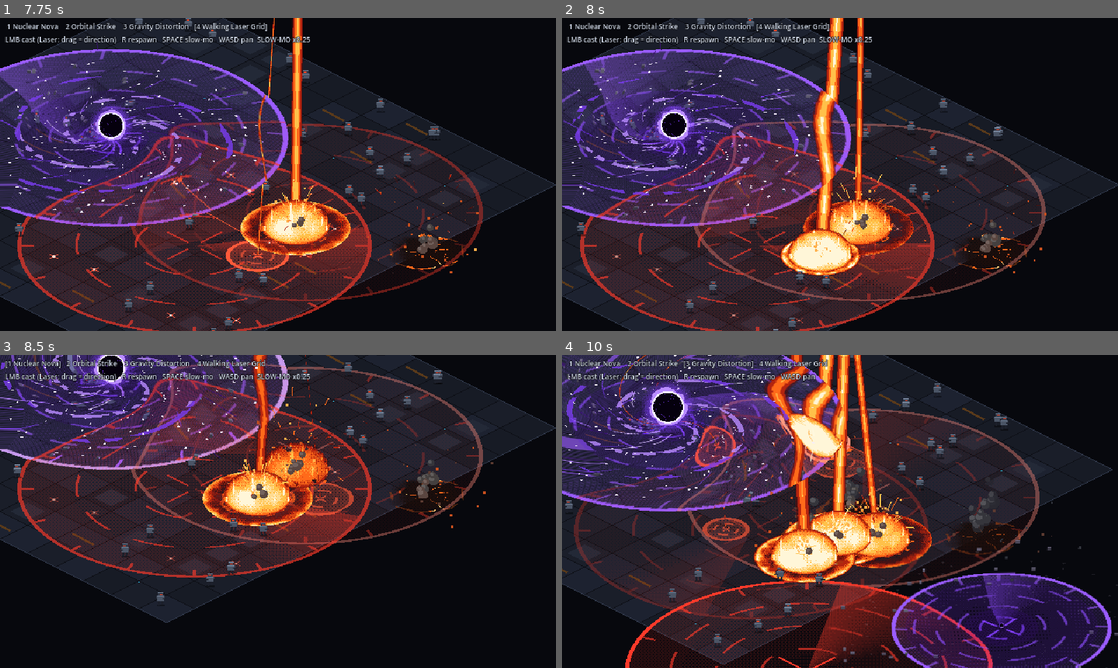
Above: before the commit, frames 1-4 (two rows, left to right).
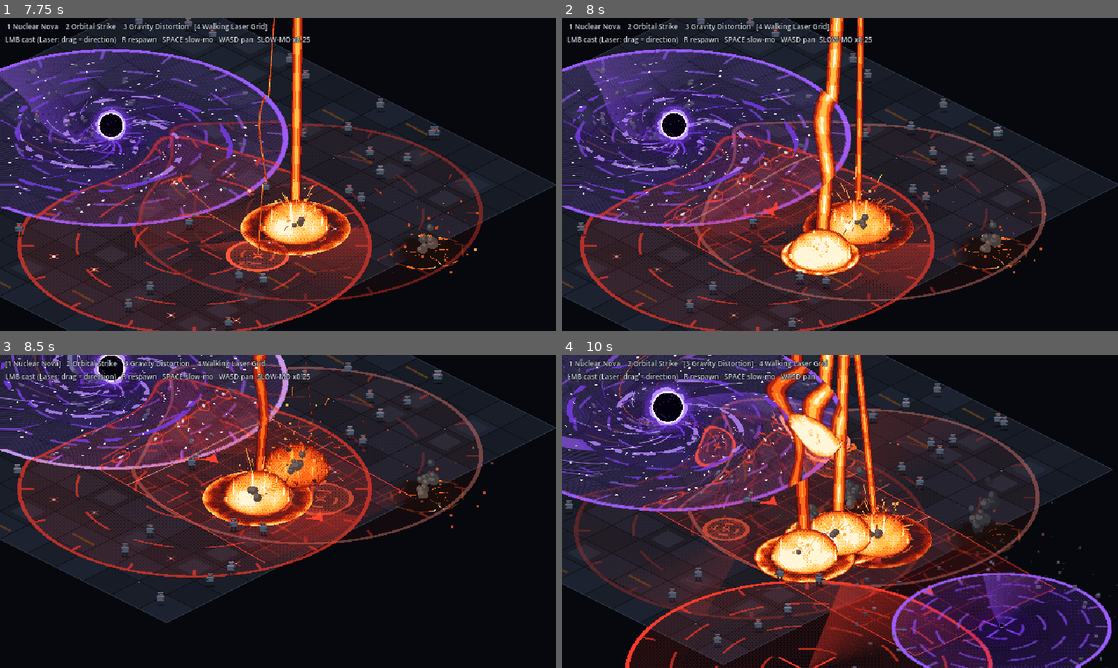
Above: after the commit, the same moments.

Repository: audoraemon/vfxProve
Game: Godot game, scene res://scenes/sandbox.tscn
The game is run twice, just before and just after one commit, with the same random seed, the same clock (stepped at 60 frames per second) and the same inputs.
Inputs (mouse positions are in pixels of both pictures, inside the frame that each line leads up to):
- Up to frame 1 (7.75 s): tap Enter at 0.5 s; move the mouse to (400, 158) at 0.52 s; hold D 0.53-1.25 s; tap 1 at 0.6 s; click (400, 158) at 0.67 s; tap Space at 0.77, 3.77, 6.77 s; drag from (166, 190) to (250, 237) at 1.27 s; move the mouse to (333, 105) at 2.02 s; hold D 2.03-2.75 s; tap 3 at 2.1 s; drag from (250, 237) to (111, 127) at 2.77 s; move the mouse to (444, 221) at 3.52 s; hold A 3.53-4.25 s; tap R at 3.6 s; drag from (111, 127) to (194, 96) at 4.27 s; move the mouse to (305, 174) at 5.02 s; hold S 5.03-5.75 s; tap 2 at 5.1 s; click (305, 174) at 5.17 s; drag from (194, 96) to (166, 190) at 5.77 s; move the mouse to (400, 158) at 6.52 s; hold W 6.53-7.25 s; tap 4 at 6.6 s; drag from (166, 190) to (250, 237) at 7.27 s
- Up to frame 2 (8 s): no input
- Up to frame 3 (8.5 s): move the mouse to (333, 442) at 8.02 s; hold S from 8.03 s (still down); tap 1 at 8.1 s
- Up to frame 4 (10 s): release S at 8.75 s; drag from (812, 574) to (673, 464) at 8.77 s; move the mouse to (1006, 558) at 9.52 s; hold W from 9.53 s (still down); tap 3 at 9.6 s; click (1006, 558) at 9.67 s; tap Space at 9.77 s

Frame 1 is identical in both runs. In frame 2, 1.0% of the frame differs, in the area x 18-55%, y 41-78%; in frame 3, 1.8%; in frame 4, 3.5%, in the area x 6-100%, y 0-100%.

Commit message:
feat: walking laser grid effect
Lane telegraph, emitter drones, hairline-built beam wall (thick draw_line
quads collapse under 2D vertex snapping), lane kills and molten corridor.

Co-Authored-By: Claude Opus 5 <noreply@anthropic.com>

Diff:
--- a/src/fx/pixel_particles.gd
+++ b/src/fx/pixel_particles.gd
@@ -44,7 +44,7 @@
 ## Spec keys (all optional):
 ##   radius: float px spawn disc; speed: Vector2(min,max) px/s; angle: Vector2(min,max) rad;
 ##   dir: Dir; alt: Vector2; alt_speed: Vector2; life: Vector2; size: Vector2;
-##   size_end_mul: float; offset: Vector2 px added to spawn point.
+##   size_end_mul: float; offset: Vector2 px added to spawn point; velocity: Vector2 px/s override.
 func burst(count: int, s: Dictionary) -> void:
 	for i in count:
 		_spawn(s)
@@ -70,6 +70,8 @@
 		_:
 			dir = Vector2.RIGHT.rotated(_rand(s, "angle", Vector2(0, TAU)))
 	p.vel = Vector2(dir.x, dir.y * iso_squash) * speed
+	if s.has("velocity"):
+		p.vel = s.velocity
 	p.alt = _rand(s, "alt", Vector2.ZERO)
 	p.valt = _rand(s, "alt_speed", Vector2.ZERO)
 	p.life = maxf(_rand(s, "life", Vector2(0.5, 1.0)), 0.01)
--- /dev/null
+++ b/src/fx/walking_laser_grid.gd
@@ -0,0 +1,338 @@
+extends FxTimeline
+## Walking Laser Grid: lane telegraph -> emitter drones arrive -> beams link -> wall sweeps -> scorched corridor.
+
+const WIDTH := 5.0
+const LENGTH := 10.0
+const EMITTERS := 5
+const KILL_HALF_WIDTH := 2.6
+const KILL_BAND := 0.35
+const T_ARRIVE := 1.0
+const T_LINK := 1.6
+const T_WALK := 2.0
+const T_STOP := 5.5
+const T_DEPART := 5.7
+const HOVER_ALT := 66.0
+const LINK_HEIGHTS := [12.0, 30.0, 48.0]
+
+const COL_OUTER := Color(0.75, 0.04, 0.08, 0.55)
+const COL_MID := Color("ff3a2a")
+const COL_CORE := Color("ffd2c4")
+
+
+## Lane projected on the ground. Local space: x along lane (0..LENGTH), y across (-WIDTH/2..WIDTH/2).
+class LaneMarker:
+	extends Node2D
+
+	var reveal := 0.0
+	var alpha := 1.0
+	var _time := 0.0
+
+	func _process(delta: float) -> void:
+		_time += delta
+		queue_redraw()
+
+	func _draw() -> void:
+		var hw := WIDTH * 0.5
+		var span := LENGTH * reveal
+		if span <= 0.01:
+			return
+		var pulse := 0.8 + 0.2 * sin(_time * 10.0)
+		var edge := Color(1.0, 0.25, 0.18, alpha * pulse)
+		var grid := Color(1.0, 0.2, 0.15, alpha * 0.35)
+		draw_rect(Rect2(0, -hw, span, WIDTH), Color(1.0, 0.15, 0.1, alpha * 0.09))
+		var x := 1.0
+		while x < span:
+			draw_line(Vector2(x, -hw), Vector2(x, hw), grid, -1.0)
+			x += 1.0
+		for y in range(-2, 3):
+			draw_line(Vector2(0, y), Vector2(span, y), grid, -1.0)
+		draw_line(Vector2(0, -hw), Vector2(span, -hw), edge, -1.0)
+		draw_line(Vector2(0, hw), Vector2(span, hw), edge, -1.0)
+		draw_line(Vector2(0, -hw), Vector2(0, hw), edge, -1.0)
+		if reveal >= 1.0:
+			draw_line(Vector2(LENGTH, -hw), Vector2(LENGTH, hw), edge, -1.0)
+		# Direction chevrons down the center.
+		var c := 1.5
+		while c < span - 0.5:
+			var off := fmod(_time * 2.0, 1.0)
+			var cx := c + off
+			draw_colored_polygon(PackedVector2Array([
+				Vector2(cx - 0.35, -0.3), Vector2(cx + 0.1, 0), Vector2(cx - 0.35, 0.3), Vector2(cx - 0.2, 0)]), edge)
+			c += 2.0
+		# Emitter anchor nodes along the start edge.
+		for i in EMITTERS:
+			var p := Vector2(0, i - 2)
+			draw_arc(p, 0.22, 0.0, TAU, 12, edge, -1.0)
+			draw_rect(Rect2(p - Vector2(0.05, 0.05), Vector2(0.1, 0.1)), Color(1, 0.85, 0.8, alpha))
+		# Scan bar sweeping ahead.
+		var sx := fmod(_time * 7.0, span)
+		draw_line(Vector2(sx, -hw), Vector2(sx, hw), Color(1.0, 0.6, 0.5, alpha * 0.8), -1.0)
+
+
+## Burned corridor behind the wall, drawn as coarse cells in lane space.
+class ScorchTrail:
+	extends Node2D
+
+	const CELL := 0.2
+	const CHAR := [Color(0.05, 0.035, 0.03, 0.85), Color(0.08, 0.05, 0.04, 0.8), Color(0.03, 0.02, 0.02, 0.9)]
+	const MOLTEN := [Color("fff0c0"), Color("ffb040"), Color("ff5a1a"), Color("a0200e")]
+
+	var front := 0.0
+	var fade := 1.0
+	var seed := 0
+	var _time := 0.0
+	var _noise := FastNoiseLite.new()
+
+	func _ready() -> void:
+		_noise.seed = seed
+		_noise.frequency = 0.9
+
+	func _process(delta: float) -> void:
+		_time += delta
+		queue_redraw()
+
+	func _hash(ix: int, iy: int) -> int:
+		return absi((ix * 73856093) ^ (iy * 19349663) ^ seed) % 1009
+
+	func _draw() -> void:
+		if front <= 0.0 or fade <= 0.0:
+			return
+		var hw := WIDTH * 0.5
+		var nx := int(front / CELL)
+		var ny := int(WIDTH / CELL)
+		for ix in nx:
+			var x := ix * CELL
+			var behind := front - x
+			for iy in ny:
+				var h := _hash(ix, iy)
+				var y := -hw + iy * CELL
+				# Clustered glow: noise field, strongest just behind the wall and along ragged edges.
+				var n := _noise.get_noise_2d(x, y) * 0.5 + 0.5
+				var edge_d := minf(float(iy), float(ny - 1 - iy))
+				var ragged := edge_d < 1.0 + float(h % 3) * 0.5
+				if edge_d < 0.5 and h % 4 == 0:
+					continue
+				var col: Color = CHAR[h % 3]
+				col.a *= fade
+				draw_rect(Rect2(x, y, CELL, CELL), col)
+				var heat := clampf(1.0 - behind / 1.8, 0.0, 1.0) * (0.55 + 0.6 * n)
+				if ragged:
+					heat = maxf(heat, clampf(1.0 - behind / 7.5, 0.0, 1.0) * (0.3 + 0.7 * n))
+				elif n > 0.72:
+					heat = maxf(heat, clampf(1.0 - behind / 5.0, 0.0, 1.0) * n * 0.8)
+				var threshold := 0.35 + float(h % 20) / 100.0
+				if heat > threshold:
+					var idx := clampi(int((1.0 - heat) * 4.0), 0, 3)
+					var m: Color = MOLTEN[idx]
+					m.a = fade
+					draw_rect(Rect2(x, y, CELL, CELL), m)
+
+
+## Hovering emitter drone. Positioned on the ground point (y-sorted); draws at altitude.
+class Drone:
+	extends Node2D
+
+	const COL_BODY := Color("3b4150")
+	const COL_TOP := Color("7a8496")
+	const COL_DARK := Color("222630")
+	const COL_EYE := Color("ff4a3a")
+	const COL_THRUST := Color("5ab8ff")
+
+	var alt := 190.0
+	var beam := 0.0
+	var link := 0.0
+	var next: Drone
+	var _time := 0.0
+	var _seed := 0.0
+
+	func _process(delta: float) -> void:
+		_time += delta
+		queue_redraw()
+
+	func _draw() -> void:
+		var bob := roundf(sin(_time * 5.0 + _seed) * 1.0)
+		var top := -alt + bob
+		var flick := fmod(_time * 30.0 + _seed * 7.0, 3.0) < 1.0
+		# Shadow.
+		var sh := clampf(1.0 - alt / 260.0, 0.1, 1.0)
+		draw_rect(Rect2(-4, -1, 9, 2), Color(0, 0, 0, 0.35 * sh * modulate.a))
+		# Links to the neighbor drone (the wall), plus burning ground line.
+		if link > 0.0 and next != null:
+			var d := next.position - position
+			# Hairlines only: thick draw_line quads collapse under 2D vertex snapping.
+			var ground_to := Vector2.ZERO.lerp(d, link).round()
+			# Faint energy curtain between emitters.
+			var top_h: float = LINK_HEIGHTS[-1] + 4.0
+			var curtain := Color(1.0, 0.15, 0.1, (0.1 if flick else 0.16) * link)
+			draw_colored_polygon(PackedVector2Array([
+				Vector2.ZERO, ground_to, ground_to + Vector2(0, -top_h), Vector2(0, -top_h)]), curtain)
+			draw_line(Vector2.ZERO, ground_to, COL_MID, -1.0)
+			draw_line(Vector2(0, -1), ground_to + Vector2(0, -1), COL_OUTER, -1.0)
+			for h in LINK_HEIGHTS:
+				var a := Vector2(0, -h)
+				var b := a.lerp(d + Vector2(0, -h), link).round()
+				if not flick:
+					draw_line(a + Vector2(0, -2), b + Vector2(0, -2), COL_OUTER, -1.0)
+					draw_line(a + Vector2(0, 2), b + Vector2(0, 2), COL_OUTER, -1.0)
+				draw_line(a + Vector2(0, -1), b + Vector2(0, -1), COL_MID, -1.0)
+				draw_line(a + Vector2(0, 1), b + Vector2(0, 1), COL_MID, -1.0)
+				draw_line(a, b, COL_CORE if link >= 1.0 else COL_MID, -1.0)
+				draw_rect(Rect2(a + Vector2(-1, -1), Vector2(3, 3)), COL_MID)
+				draw_rect(Rect2(a, Vector2.ONE), Color.WHITE)
+		# Vertical beam from emitter to ground.
+		if beam > 0.0:
+			var length := alt - 3.0
+			if beam > 0.6 and not flick:
+				draw_rect(Rect2(-2, top + 3, 5, length), COL_OUTER)
+			if beam > 0.3:
+				draw_rect(Rect2(-1, top + 3, 3, length), COL_MID)
+			draw_rect(Rect2(0, top + 3, 1, length), COL_CORE if beam > 0.6 else COL_MID)
+			draw_rect(Rect2(-3, -1, 7, 2), COL_MID)
+			draw_rect(Rect2(-1, -1, 3, 1), COL_CORE)
+		# Body.
+		draw_rect(Rect2(-9, top - 3, 2, 2), COL_DARK)
+		draw_rect(Rect2(8, top - 3, 2, 2), COL_DARK)
+		draw_rect(Rect2(-7, top - 2, 2, 1), COL_DARK)
+		draw_rect(Rect2(6, top - 2, 2, 1), COL_DARK)
+		draw_rect(Rect2(-5, top - 3, 11, 5), COL_BODY)
+		draw_rect(Rect2(-5, top - 3, 11, 1), COL_TOP)
+		draw_rect(Rect2(-1, top - 1, 3, 1), COL_EYE)
+		draw_rect(Rect2(-1, top + 2, 3, 1), COL_MID if beam > 0.0 else COL_DARK)
+		var thrust := COL_THRUST if flick else COL_THRUST.lightened(0.4)
+		draw_rect(Rect2(-9, top - 1, 2, 1), thrust)
+		draw_rect(Rect2(8, top - 1, 2, 1), thrust)
+		if flick:
+			draw_rect(Rect2(-9, top, 1, 1), Color(COL_THRUST, 0.6))
+			draw_rect(Rect2(9, top, 1, 1), Color(COL_THRUST, 0.6))
+
+
+var _dir := Vector2(1, 0)
+var _side := Vector2(0, 1)
+var _lane: LaneMarker
+var _trail: ScorchTrail
+var _drones: Array[Drone] = []
+var _front := 0.0
+var _streaks: PixelParticles
+var _hum: Node
+
+
+func _build() -> void:
+	duration = 7.4
+	_dir = (extra.get("dir", Vector2(1, 0)) as Vector2).normalized()
+	_side = _dir.orthogonal()
+
+	_lane = LaneMarker.new()
+	_lane.position = origin
+	_lane.rotation = _dir.angle()
+	_lane.z_index = 3
+	track(_lane, ctx.ground)
+	create_tween().tween_property(_lane, "reveal", 1.0, 0.6).set_trans(Tween.TRANS_CUBIC).set_ease(Tween.EASE_OUT)
+	ctx.play(&"laser_scan", origin)
+
+	_trail = ScorchTrail.new()
+	_trail.position = origin
+	_trail.rotation = _dir.angle()
+	_trail.z_index = 1
+	_trail.seed = ctx.rng.randi() % 100000
+	track(_trail, ctx.ground)
+
+	_streaks = FxParts.particles(self, ctx.overhead, Vector2.ZERO, PixelParticles.Shape.STREAK, FxParts.LASER_LIFE)
+	_streaks.auto_free = false
+	_streaks.drag = 2.0
+	_streaks.streak_len = 0.08
+
+	at(T_ARRIVE, _arrive)
+	at(T_LINK, _link)
+	at(T_WALK, _walk)
+	at(T_STOP, _stop)
+	at(T_DEPART, _depart)
+
+
+func _emitter_ground(i: int) -> Vector2:
+	return origin + _side * (i - (EMITTERS - 1) * 0.5) + _dir * _front
+
+
+func _arrive() -> void:
+	ctx.play(&"laser_thrusters", origin)
+	for i in EMITTERS:
+		var d := Drone.new()
+		d._seed = i * 1.7
+		d.position = Iso.ground_to_screen(_emitter_ground(i))
+		track(d, ctx.world)
+		_drones.append(d)
+		var tw := d.create_tween()
+		tw.tween_property(d, "alt", HOVER_ALT, 0.6).set_trans(Tween.TRANS_CUBIC).set_ease(Tween.EASE_OUT).set_delay(i * 0.04)
+		tw.parallel().tween_property(d, "beam", 0.25, 0.3).set_delay(0.2)
+	for i in EMITTERS - 1:
+		_drones[i].next = _drones[i + 1]
+
+
+func _link() -> void:
+	ctx.play(&"laser_ignite", origin)
+	ctx.shake.add_trauma(0.2)
+	for d in _drones:
+		var tw := d.create_tween()
+		tw.tween_property(d, "beam", 1.0, 0.1)
+		tw.tween_property(d, "link", 1.0, 0.25).set_trans(Tween.TRANS_QUAD).set_ease(Tween.EASE_OUT)
+		FxParts.sparks(self, ctx.overhead, d.position + Vector2(0, -HOVER_ALT + 4), 10, FxParts.LASER_LIFE, Vector2(30, 120), Vector2(-20, 60))
+		FxParts.sparks(self, ctx.overhead, d.position, 12, FxParts.LASER_LIFE, Vector2(40, 140), Vector2(20, 90))
+	create_tween().tween_property(_lane, "alpha", 0.35, 0.3)
+
+
+func _walk() -> void:
+	_hum = ctx.play(&"laser_hum", origin, -2.0)
+
+
+func _fx_process(delta: float) -> void:
+	if t < T_WALK or t > T_STOP:
+		return
+	_front = clampf((t - T_WALK) / (T_STOP - T_WALK), 0.0, 1.0) * LENGTH
+	_trail.front = _front
+	for i in _drones.size():
+		_drones[i].position = Iso.ground_to_screen(_emitter_ground(i)).round()
+
+	var screen_back := Iso.ground_to_screen(-_dir) * 60.0 / Iso.ground_to_screen(-_dir).length()
+	for n in 3:
+		var along := ctx.rng.randf_range(-0.5, 0.5) * WIDTH
+		var ground := origin + _side * along + _dir * _front
+		var h := LINK_HEIGHTS[ctx.rng.randi() % LINK_HEIGHTS.size()] as float
+		_streaks.burst(1, {
+			"offset": Iso.ground_to_screen(ground), "alt": Vector2(h, h), "speed": Vector2(0, 0),
+			"life": Vector2(0.15, 0.3), "size": Vector2(2, 3), "velocity": screen_back,
+		})
+	if ctx.rng.randf() < 0.6:
+		var d := _drones[ctx.rng.randi() % _drones.size()]
+		FxParts.sparks(self, ctx.overhead, d.position, 3, FxParts.LASER_LIFE, Vector2(20, 90), Vector2(20, 80))
+
+	for e in ctx.field.in_lane(origin, _dir, KILL_HALF_WIDTH, _front - KILL_BAND, _front + KILL_BAND):
+		if ctx.field.kill(e, &"laser"):
+			var sp := Iso.ground_to_screen(e.ground_pos)
+			FxParts.sparks(self, ctx.overhead, sp + Vector2(0, -8), 16, FxParts.LASER_LIFE, Vector2(40, 170), Vector2(20, 140))
+			FxParts.smoke(self, sp + Vector2(0, -6), 3.0, 18.0, 0.25, Vector2(15, 35), Vector2(2, 3), Vector2(0.6, 1.0))
+			ctx.play(&"laser_sizzle", e.ground_pos)
+
+
+func _stop() -> void:
+	ctx.play(&"laser_powerdown", origin)
+	ctx.fade_out(_hum, 0.3)
+	for d in _drones:
+		var tw := d.create_tween()
+		tw.tween_property(d, "link", 0.0, 0.2)
+		tw.parallel().tween_property(d, "beam", 0.0, 0.3)
+	create_tween().tween_property(_lane, "alpha", 0.0, 0.3)
+	# Smoke wisps rising from the corridor.
+	for k in 5:
+		var g := origin + _dir * (LENGTH * (k + 0.5) / 5.0) + _side * ctx.rng.randf_range(-1.8, 1.8)
+		FxParts.smoke(self, Iso.ground_to_screen(g), 20.0, 9.0, 1.4, Vector2(12, 30), Vector2(3, 5), Vector2(1.0, 1.8))
+	var tw := create_tween()
+	tw.tween_interval(0.7)
+	tw.tween_property(_trail, "fade", 0.0, 1.1)
+
+
+func _depart() -> void:
+	ctx.play(&"laser_depart", origin)
+	for i in _drones.size():
+		var d := _drones[i]
+		var tw := d.create_tween()
+		tw.tween_property(d, "alt", 280.0, 1.2).set_trans(Tween.TRANS_QUAD).set_ease(Tween.EASE_IN).set_delay(i * 0.05)
+		tw.parallel().tween_property(d, "modulate:a", 0.0, 0.5).set_delay(0.8 + i * 0.05)
Not shown, added: src/fx/walking_laser_grid.gd.uid
